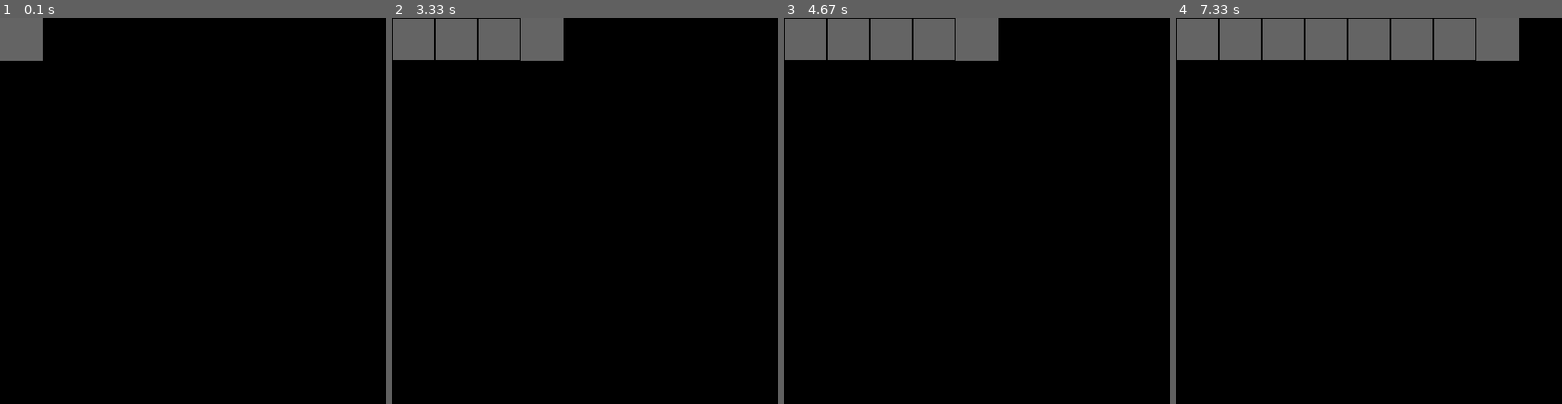
Above: before the commit, frames 1-4 (left to right).
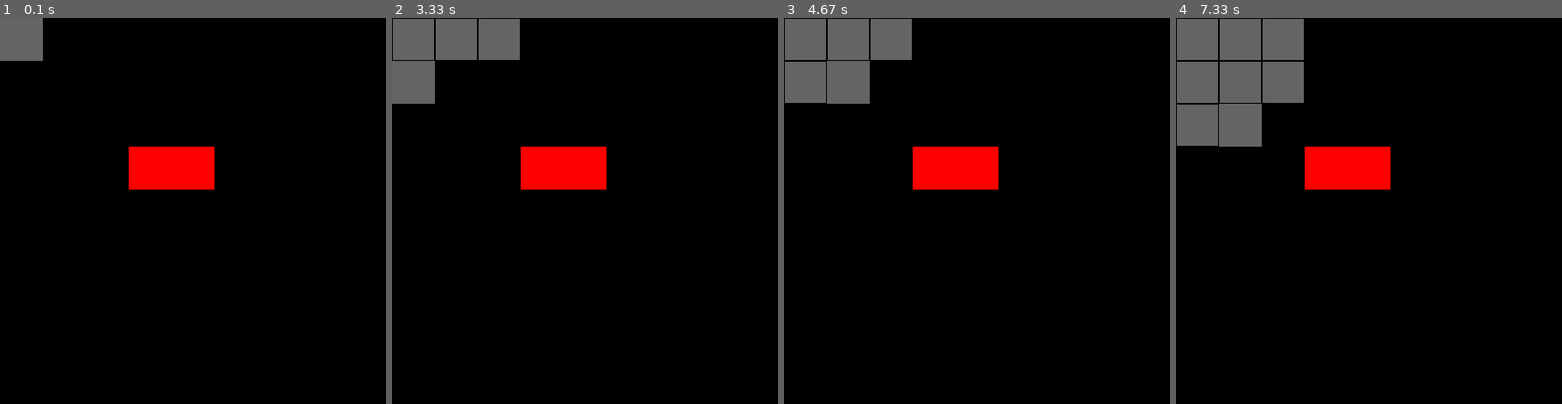
Above: after the commit, the same moments.

Repository: thygolem/PygameTestsW-ChatGPT
Game: pygame game, started from xpulse.py
Same seed, same stepped clock (60 frames per second), same inputs: the game is played once before the commit and once after it.
Inputs:
- Up to frame 1 (0.1 s): no input
- Up to frame 2 (3.33 s): no input
- Up to frame 3 (4.67 s): no input
- Up to frame 4 (7.33 s): no input

The runs differ from the first frame. In frame 1, 2.5% of the frame differs, in the area x 33-56%, y 33-45%; in frame 2, 4.9%; in frame 3, 7.2%; in frame 4, 14%, in the area x 0-89%, y 0-45%.

Commit message:
buttons.py funciona para xpulse

Diff:
--- /dev/null
+++ b/buttons.py
@@ -0,0 +1,60 @@
+import pygame
+
+pygame.init()
+
+# Definir tamaño de la ventana
+screen = pygame.display.set_mode((300, 300))
+
+# Definir tamaño de los cuadrados
+square_size = 100
+
+# Crear una matriz de 3x3 con cuadrados grises
+squares = [[(127, 127, 127) for j in range(3)] for i in range(3)]
+
+# Crear un botón en la esquina superior derecha y cambiarle el color a verde
+button_width = 100
+button_height = 50
+button_x = 200
+button_y = 0
+button_color = (0, 255, 0)
+
+# Bucle de eventos
+running = True
+while running:
+    for event in pygame.event.get():
+        if event.type == pygame.QUIT:
+            running = False
+        elif event.type == pygame.MOUSEBUTTONDOWN:
+            # Obtener posición del cursor
+            mouse_x, mouse_y = pygame.mouse.get_pos()
+            # Verificar si se clicó el botón
+            if (
+                button_x <= mouse_x <= button_x + button_width and
+                button_y <= mouse_y <= button_y + button_height
+            ):
+                # Código para manejar el clic del botón aquí
+                pass
+            else:
+                # Calcular índice de cuadrado clicado
+                square_x = mouse_x // square_size
+                square_y = mouse_y // square_size
+                # Cambiar el color del cuadrado clicado
+                if squares[square_y][square_x] == (127, 127, 127):
+                    squares[square_y][square_x] = (255, 0, 0)
+                elif squares[square_y][square_x] == (255, 0, 0):
+                    squares[square_y][square_x] = (0, 255, 0)
+                elif squares[square_y][square_x] == (0, 255, 0):
+                    squares[square_y][square_x] = (0, 0, 255)
+                else:
+                    squares[square_y][square_x] = (127, 127, 127)
+    # Dibujar los cuadrados y el botón en la pantalla
+    for i in range(3):
+        for j in range(3):
+            pygame.draw.rect(screen, squares[i][j], (j * square_size, i * square_size, square_size, square_size))
+    pygame.draw.rect(screen, button_color, (button_x, button_y, button_width, button_height))
+
+    # Actualizar la pantalla
+    pygame.display.update()
+
+# Salir de Pygame
+pygame.quit()
--- a/xpulse.py
+++ b/xpulse.py
@@ -10,26 +10,45 @@
 # Crea una ventana con el tamaño especificado
 screen = pygame.display.set_mode(window_size)
 
+# Define el título de la ventana
+pygame.display.set_caption('Eye-Hand Coordination Game')
+
+
+
 # Define el tamaño de cada cuadro en la matriz
 square_size = 50
 
 # Define el color negro
 black = (0,0,0)
 
+# Definir color del botón y posición
+button_color = (255, 0, 0)
+button_x = 150
+button_y = 150
+button_width = 100
+button_height = 50
+
 # Define el color grisáceo
 light_grey = (100,100,100)
 
 # Dibuja la matriz de 9x9
-for i in range(9):
-    for j in range(9):
+for i in range(3):
+    for j in range(3):
         pygame.draw.rect(screen, black, (j*square_size,i*square_size,square_size,square_size),1)
+
+
+# Dibujar el botón en la pantalla
+pygame.draw.rect(screen, button_color, (button_x, button_y, button_width, button_height))
+
+
+
 
 # Mostrar la ventana
 pygame.display.update()
 
 # Recorrer la matriz y resaltar la posición actual
-for i in range(9):
-    for j in range(9):
+for i in range(3):
+    for j in range(3):
         # Resaltar la posición actual
         pygame.draw.rect(screen, light_grey, (j*square_size,i*square_size,square_size,square_size),0)
         pygame.display.update()
@@ -39,5 +58,18 @@
         pygame.draw.rect(screen, black, (j*square_size,i*square_size,square_size,square_size),1)
         pygame.display.update()
 
+# Bucle de eventos
+running = True
+while running:
+    for event in pygame.event.get():
+        if event.type == pygame.QUIT:
+            running = False
+        elif event.type == pygame.MOUSEBUTTONDOWN:
+            # Obtener posición del cursor
+            mouse_x, mouse_y = pygame.mouse.get_pos()
+            # Verificar si el cursor está dentro del botón
+            if button_x <= mouse_x <= button_x + button_width and button_y <= mouse_y <= button_y + button_height:
+                print("Botón presionado")
+
 # Cierra Pygame
 pygame.quit()
Not shown, added: README.md
